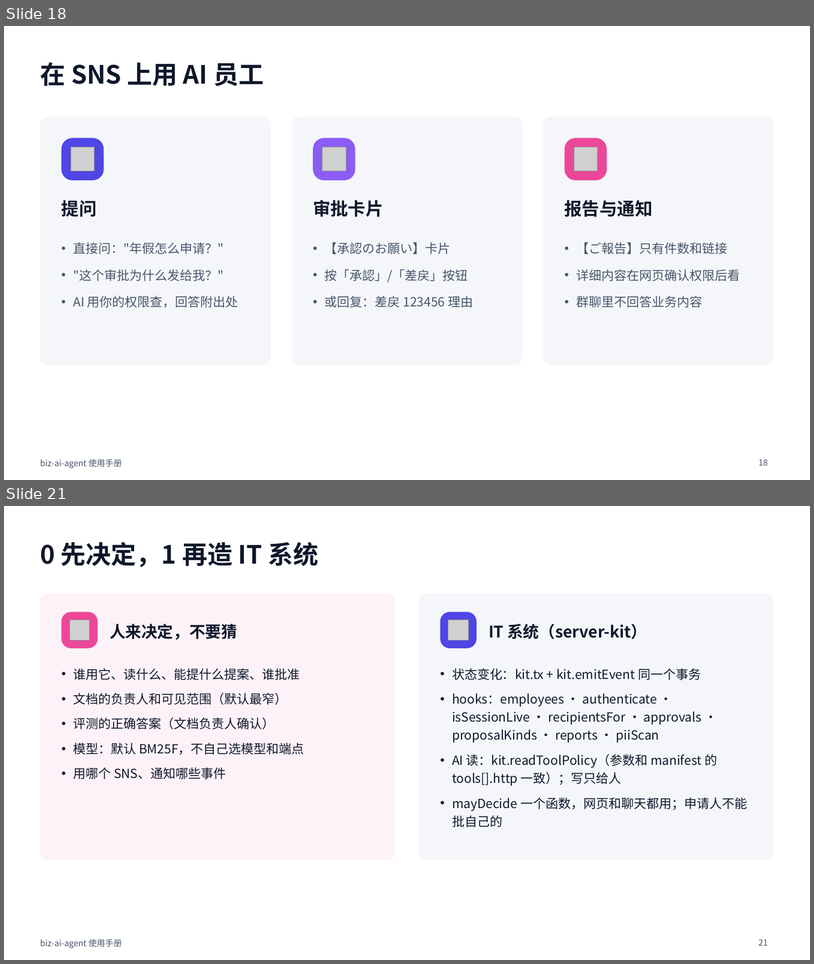
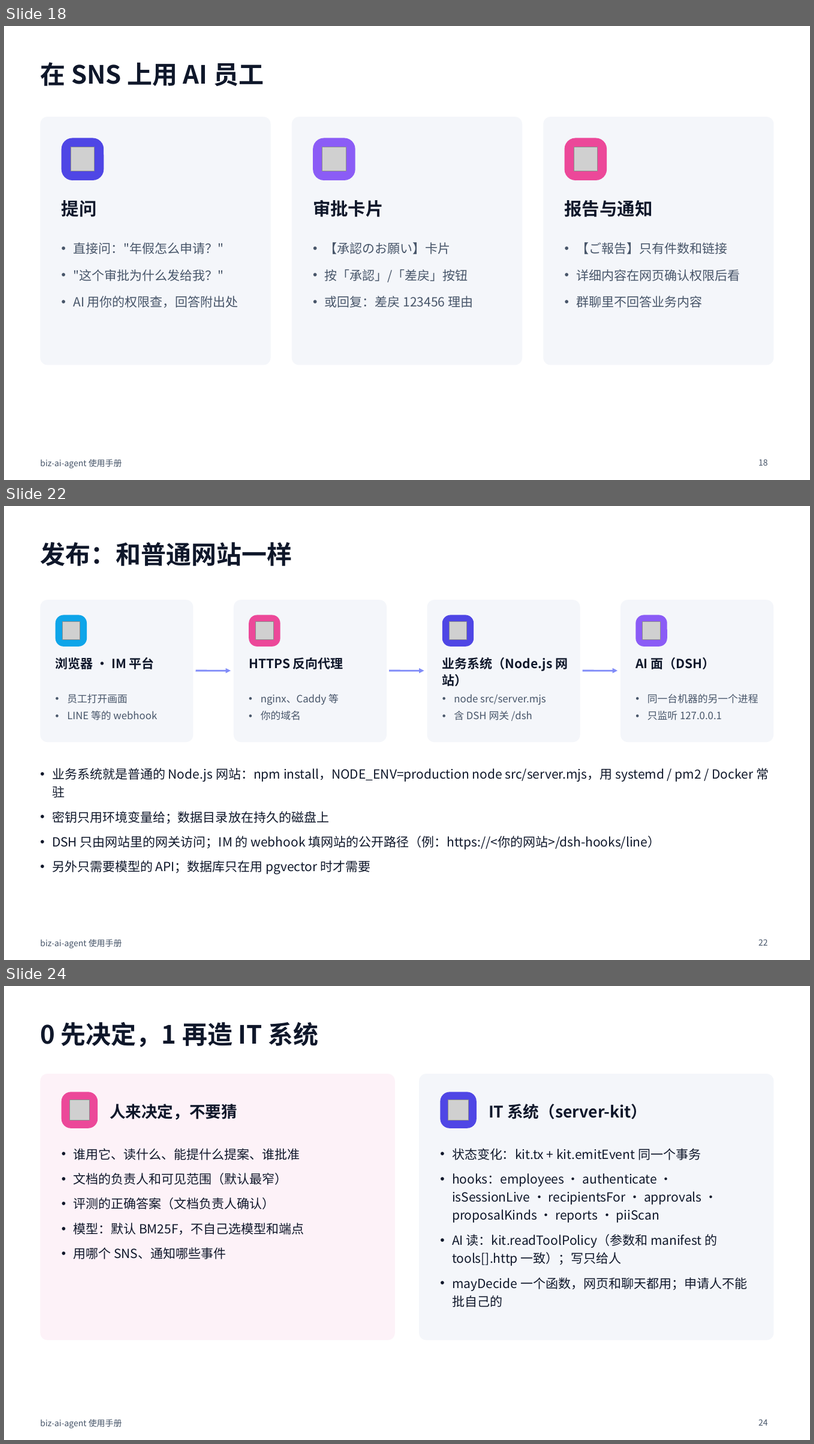
Before and after one commit to ITC-cloud-soft/biz-ai-agent, a slide deck: docs/MANUAL.pptx. Shown one above the other, each under a label of ours: slides 18 and 21 before the commit, slides 18, 22 and 24 after it; the slides between them are not shown. The pictures are 814x964 and 814x1444 pixels, drawn with LibreOffice and Linux fonts; fonts in the diff are those of the drawing; grey boxes stand for pictures. Boxes give left, top, right and bottom in pixels: in the first picture for what was removed or moved away, otherwise in the second. Text is boxed around its words. In the diff, an @@ line names an element or a change of style, - is before the commit and + after.

```diff
--- a/docs/MANUAL.pptx
+++ b/docs/MANUAL.pptx
@@ slide 22 added at (4,506,810,960), background #FFFFFF; not listed: 1 template element that a slide beside it also shows @@
@@ title added at (40,542,292,566), 30 pt, text #0F172A, bold @@
+发布：和普通网站一样
@@ rounded rectangle added at (40,600,194,742), fill #F4F6FA @@
@@ rounded rectangle added at (234,600,387,742), fill #F4F6FA @@
@@ rounded rectangle added at (428,600,581,742), fill #F4F6FA @@
@@ rounded rectangle added at (621,600,774,742), fill #F4F6FA @@
@@ rounded rectangle added at (56,615,87,646), fill #0EA5E9 @@
@@ picture added at (62,622,80,639) @@
@@ rounded rectangle added at (249,615,281,646), fill #EC4899 @@
@@ picture added at (255,622,273,639) @@
@@ rounded rectangle added at (443,615,474,646), fill #4F46E5 @@
@@ picture added at (449,622,467,639) @@
@@ rounded rectangle added at (636,615,668,646), fill #8B5CF6 @@
@@ picture added at (643,622,660,639) @@
@@ text added at (56,657,155,669), 15 pt, text #0F172A, bold @@
+浏览器 · IM 平台
@@ text added at (249,657,344,669), 15 pt, text #0F172A, bold @@
+HTTPS 反向代理
@@ text added at (443,655,569,686), 15 pt, text #0F172A, bold @@
+业务系统（Node.js 网站）
@@ text added at (636,657,715,669), 15 pt, text #0F172A, bold @@
+AI 面（DSH）
@@ arrow added from (196, 670) to (231, 670), #818CF8 2 pt @@
@@ arrow added from (389, 670) to (425, 670), #818CF8 2 pt @@
@@ arrow added from (583, 670) to (618, 670), #818CF8 2 pt @@
@@ text added at (67,694,157,720), 12 pt, text #475569 @@
+• 员工打开画面
+• LINE 等的 webhook
@@ text added at (261,694,339,720), 12 pt, text #475569 @@
+• nginx、Caddy 等
+• 你的域名
@@ text added at (454,694,546,721), 12 pt, text #475569 @@
+• node src/server.mjs
+• 含 DSH 网关 /dsh
@@ text added at (648,694,759,720), 12 pt, text #475569 @@
+• 同一台机器的另一个进程
+• 只监听 127.0.0.1
@@ text added at (52,768,769,874), 15 pt, text #0F172A @@
+• 业务系统就是普通的 Node.js 网站：npm install，NODE_ENV=production node src/server.mjs，用 systemd / pm2 / Docker 常驻
+• 密钥只用环境变量给；数据目录放在持久的磁盘上
+• DSH 只由网站里的网关访问；IM 的 webhook 填网站的公开路径（例：https://<你的网站>/dsh-hooks/line）
+• 另外只需要模型的 API；数据库只在用 pgvector 时才需要
@@ page number added at (759,939,768,945), 10 pt, text #475569 @@
+22
@@ what was slide 21 is now slide 24 @@
@@ page number at (759,1419,768,1425): text changed @@
-21
+24
```
Also in this commit, not shown: 4 slides changed, 2 other slides added, 6 other files.
